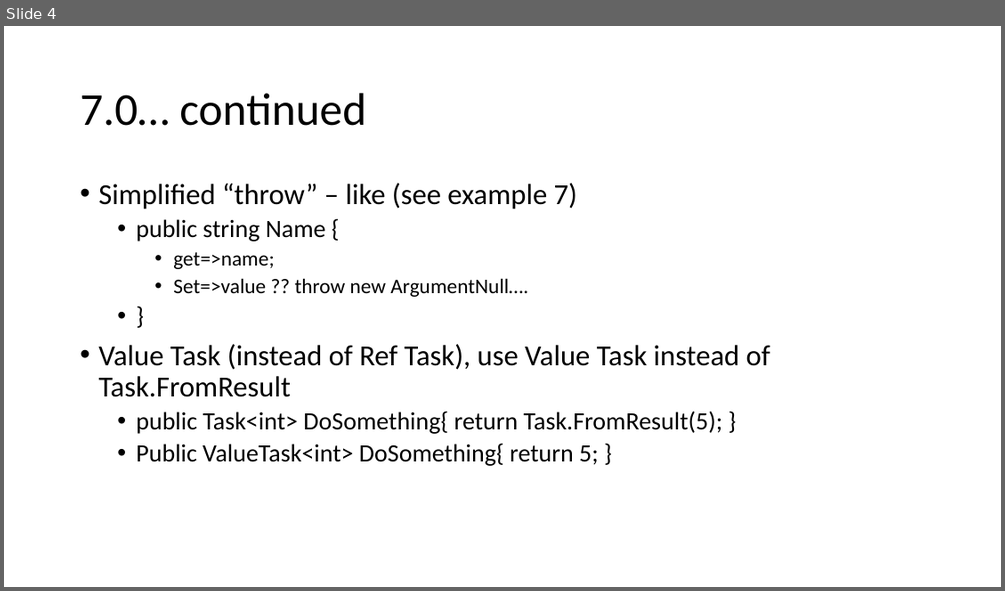
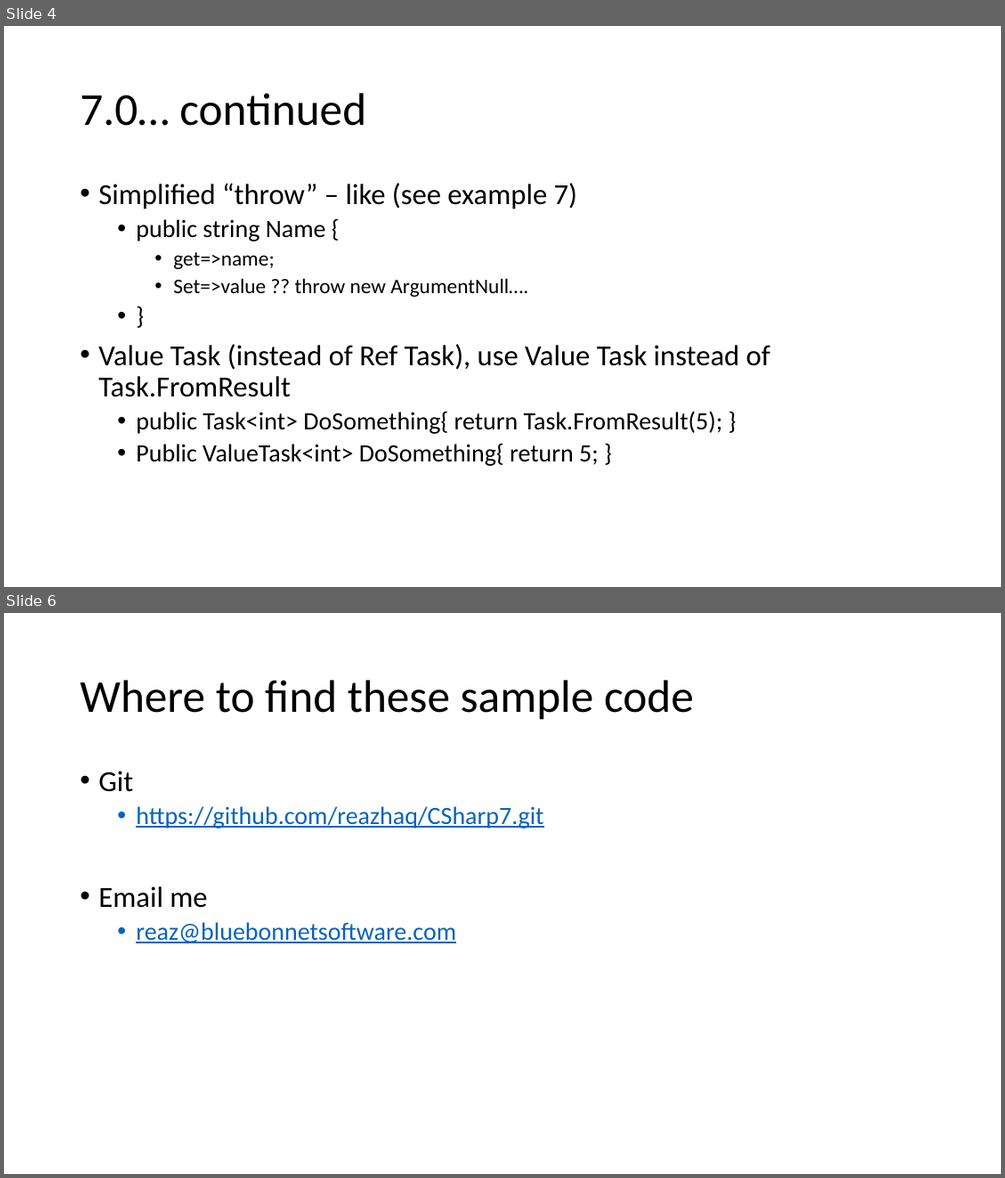
Before and after one commit to reazhaq/CSharp7, a slide deck: What’s New in C#7.pptx. Shown one above the other, each under a label of ours: slide 4 before the commit, slides 4 and 6 after it; the slides between them are not shown. The pictures are 1005x591 and 1005x1178 pixels, drawn with LibreOffice and Linux fonts; fonts in the diff are those of the drawing. Boxes give left, top, right and bottom in pixels: in the first picture for what was removed or moved away, otherwise in the second. Text is boxed around its words. In the diff, an @@ line names an element or a change of style, - is before the commit and + after.

```diff
--- a/What’s New in C#7.pptx
+++ b/What’s New in C#7.pptx
@@ slide 6 added at <box>4,613,1001,1174</box>, background #FFFFFF @@
@@ title added at <box>80,680,694,720</box>, 44 pt, text #000000 @@
+Where to find these sample code
@@ text added at <box>98,771,543,943</box>, 24 pt, text #0563C1, underline @@
+• Git
+  • https://github.com/reazhaq/CSharp7.git
+• Email me
+  • reaz@bluebonnetsoftware.com
```
Also in this commit, not shown: 2 slides changed.
